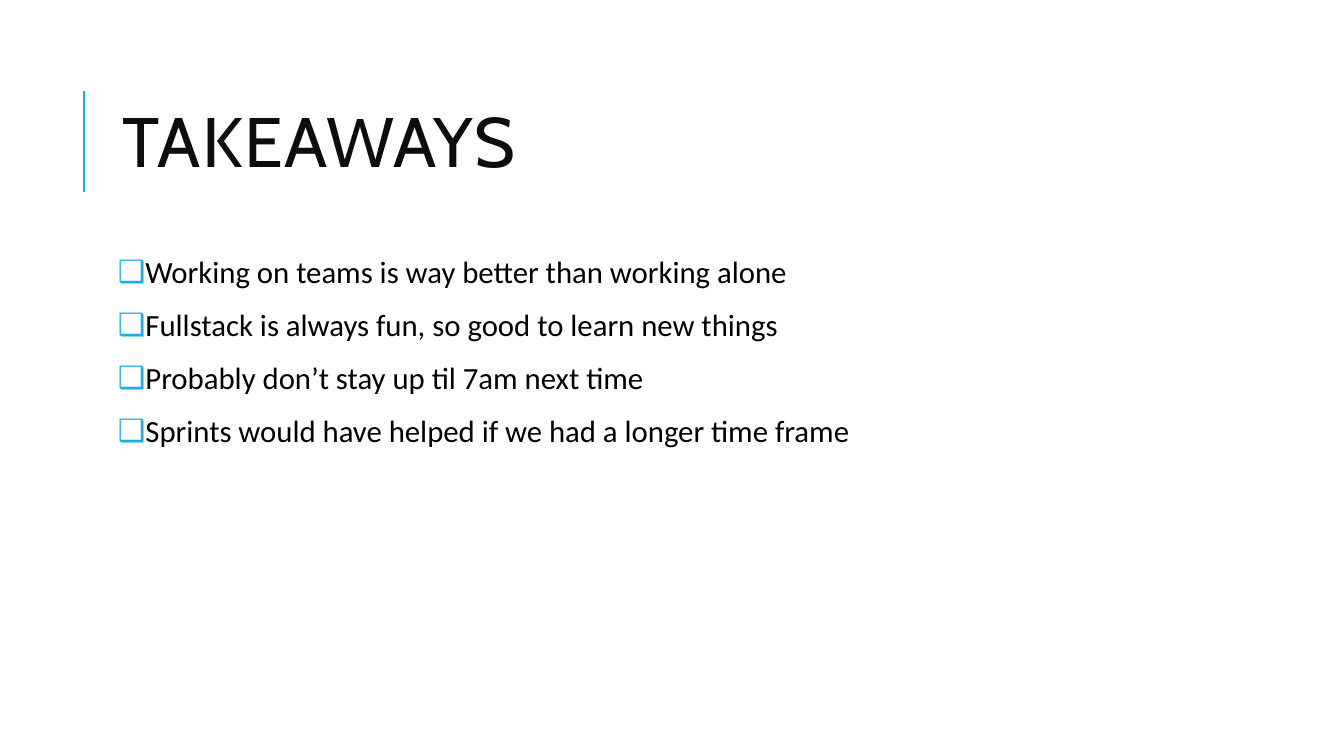
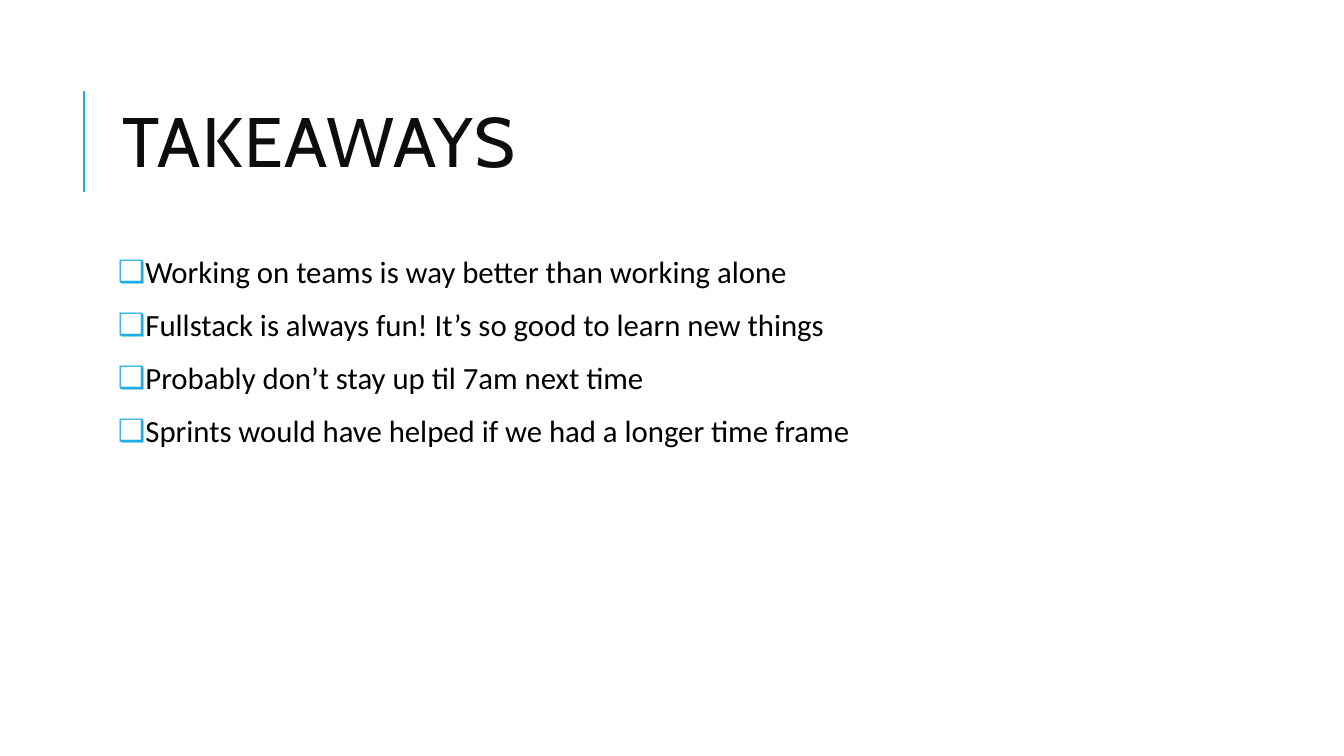
Before and after one commit to arelyalc/app-project, a slide deck: slide 5 of app presentation.pptx. Drawn at 1344x756 pixels with LibreOffice and Linux fonts; fonts in the diff are those of the drawing. Boxes give left, top, right and bottom in pixels: in the first picture for what was removed or moved away, otherwise in the second. Text is boxed around its words. In the diff, an @@ line names an element or a change of style, - is before the commit and + after.

```diff
--- a/app presentation.pptx
+++ b/app presentation.pptx
@@ text at [145,314,824,342]: text changed @@
-❑ Fullstack is always fun, so good to learn new things
+❑ Fullstack is always fun! It’s so good to learn new things
```
Also in this commit, not shown: 7 other files.
